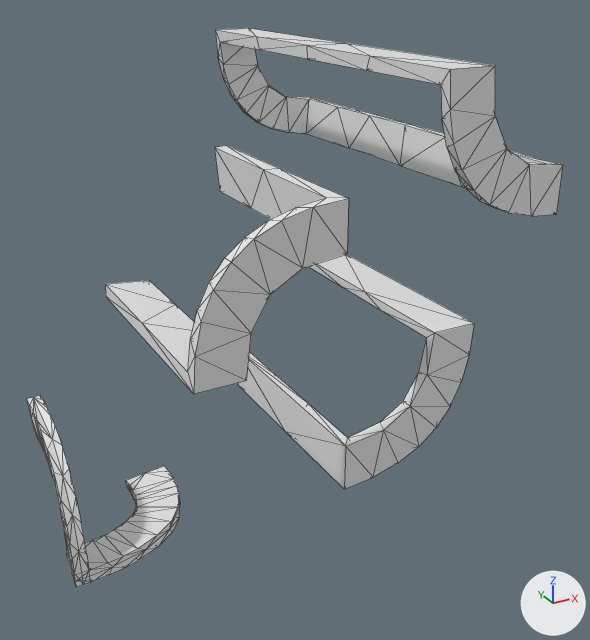
An edit to the OBJ model data/bmc/SET_4W2C/t_103.obj, drawn before and after from the same camera.
Camera for both pictures: a camera (50 mm lens) standing at (-0.742, -1.651, 0.67) and looking at (0.106, -0.11, -0.1). Lighting does not change. The marker at lower right points along +X, +Y and +Z. Mesh edges are drawn as thin lines. Where no turn or scale is listed for an object, it has been applied to the vertices.

The scene before the commit, as lines of its bpy script (objects in view):
```python
me_t_103 = bpy.data.meshes.new('t_103')
me_t_103.from_pydata(...)  # 313 vertices, 590 faces; spans x -0.5..0.496, y -0.5..0.5, z -0.5..0.501
ob_t_103 = bpy.data.objects.new('t_103', me_t_103)
ob_t_103.location = (0.0, 0.0, 0.0)
```
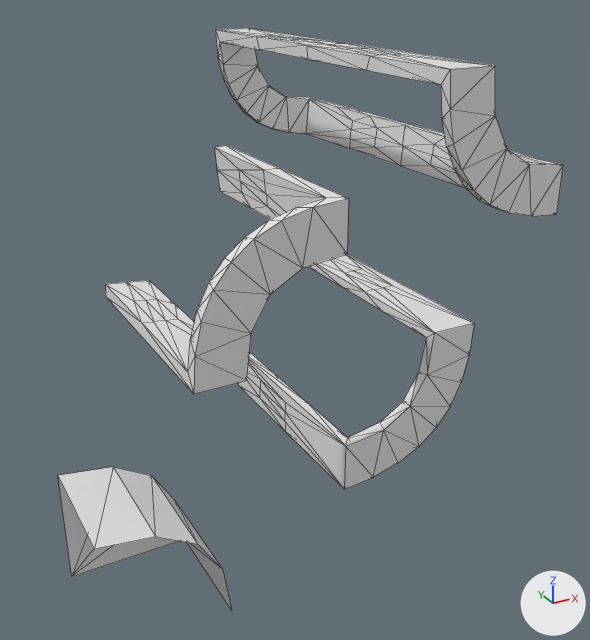
The change, as a diff of the scene's bpy script:
```diff
--- a/data/bmc/SET_4W2C/t_103.obj.py
+++ b/data/bmc/SET_4W2C/t_103.obj.py
@@ me_t_103 @@
 # used by ob_t_103; location = (0.0, 0.0, 0.0)
-me_t_103.from_pydata(...)  # 313 vertices, 590 faces; spans x -0.5..0.496, y -0.5..0.5, z -0.5..0.501
+me_t_103.from_pydata(...)  # 287 vertices, 564 faces; spans x -0.5..0.496, y -0.5..0.5, z -0.5..0.501
+# me_t_103 part 1: the loose piece of 145 vertices spanning x -0.5..-0.199, y -0.287..0.0, z -0.5..-0.199 is deleted
+# me_t_103 part 2
+# 76 faces are deleted
+# 56 vertices are added at x -0.5..0.496, y -0.5..0.25, z -0.5..0.501
+# 6 new vertices lie (0.0, 0.125, 0.0) away from vertices in x -0.254..0.279, y -0.25, z -0.001..0.501
+# 7 new vertices lie (-0.025, 0.0, 0.0) away from vertices in x -0.254..0.254, y -0.25..0.25, z -0.001..0.501
+# 5 new vertices lie (0.0, 0.0, -0.025) away from vertices in x -0.004..0.496, y -0.25..0.25, z 0.001..0.501
+# 6 new vertices lie (0.0, 0.125, 0.0) away from vertices in x -0.004..0.496, y -0.25..0.0, z -0.274..0.501
+# 8 new vertices lie (0.0, 0.0, 0.025) away from vertices in x -0.254..0.496, y -0.25..0.25, z -0.274..0.226
+# 5 new vertices lie (0.0, 0.125, 0.025) away from vertices in x -0.004..0.496, y -0.25..0.0, z -0.274..0.226
+# 12 new vertices lie (0.0, 0.118, 0.0) away from vertices in x -0.278..0.473, y -0.237, z -0.026..0.478
+# 9 new vertices lie (0.0, 0.119, 0.0) away from vertices in x 0.027..0.473, y -0.238..0.119, z -0.273..0.478
+# 5 new vertices lie (0.0, 0.25, 0.0) away from vertices in x -0.5..-0.25, y -0.5, z -0.5..-0.25
+# 308 new faces join them
```

Pixel boxes (x1, y1, x2, y2) of what changed, in the pictures (590 x 640 px):
't_103', reshaped
    before: (27, 28, 563, 587)
    after: (58, 28, 563, 610)
part 1 of me_t_103, deleted
    before: (27, 395, 180, 587)
part 2 of me_t_103, built on
    before: (106, 28, 545, 488)
    after: (58, 28, 545, 610)
